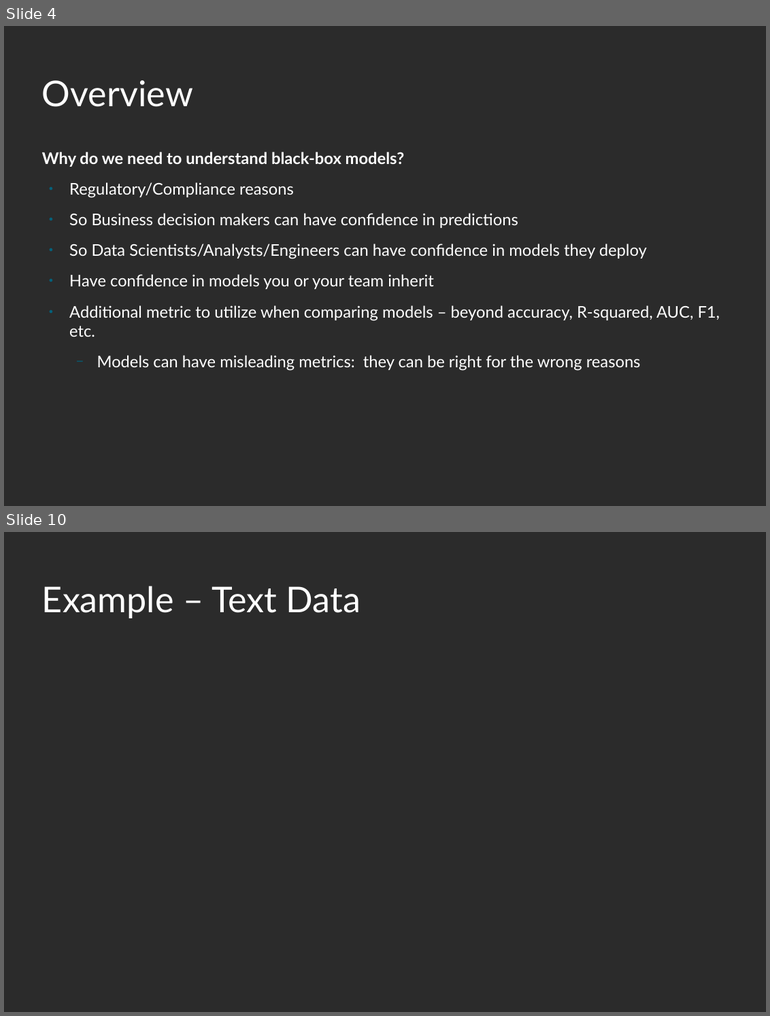
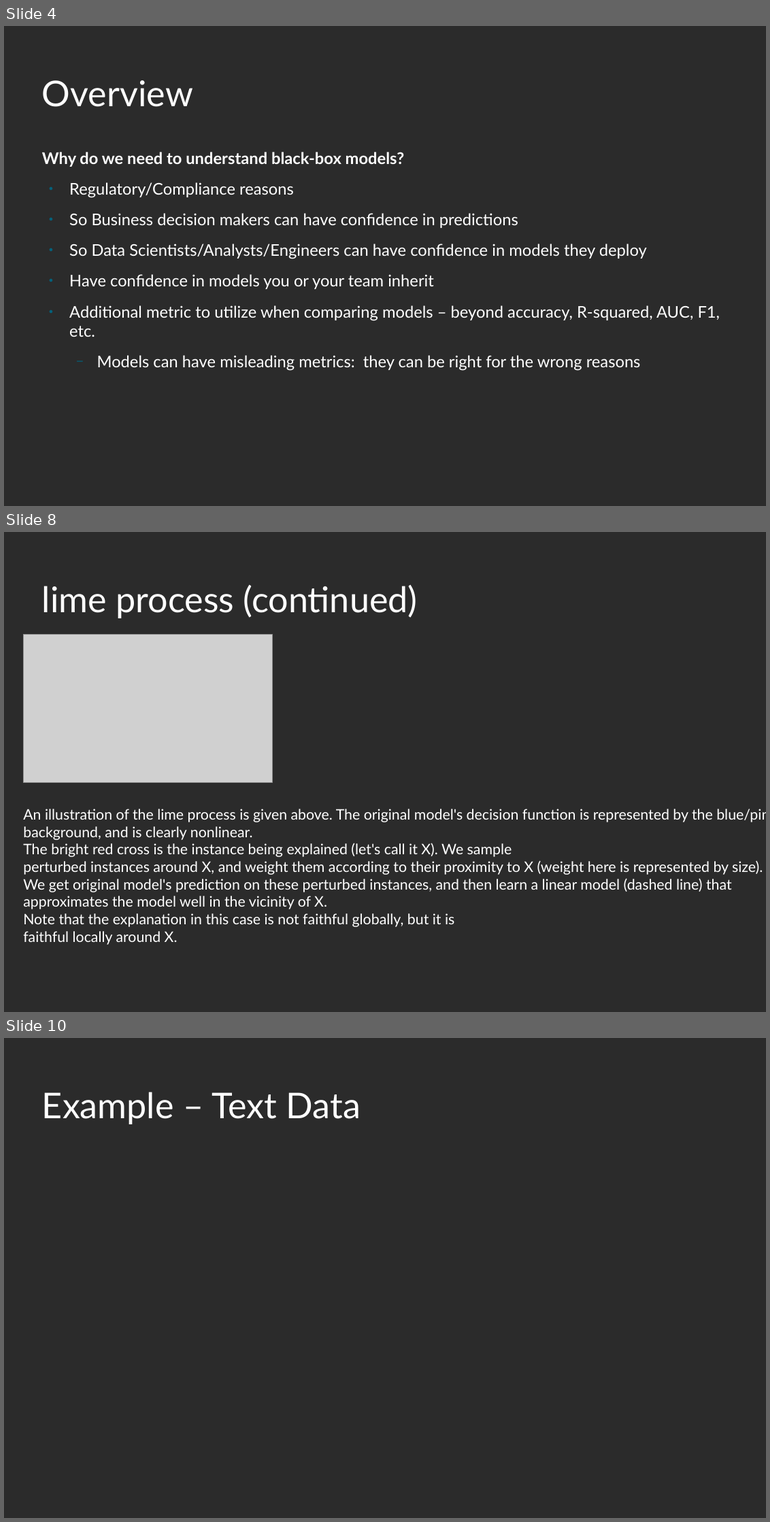
Before and after one commit to mattdube/stl-rug_lime, a slide deck: Slides/stl-rug_lime_01092019.odp. Shown one above the other, each under a label of ours: slides 4 and 10 before the commit, slides 4, 8 and 10 after it; the slides between them are not shown. The pictures are 770x1016 and 770x1522 pixels, drawn with LibreOffice and Linux fonts; fonts in the diff are those of the drawing; grey boxes stand for pictures; background and template pictures are left out; a plain dark background stands for a picture behind light text. Boxes give left, top, right and bottom in pixels: in the first picture for what was removed or moved away, otherwise in the second. Text is boxed around its words. In the diff, an @@ line names an element or a change of style, - is before the commit and + after.

Commit message:
updated slides, re-ordered.  Added resources.  Also added addtional explanations.

```diff
--- a/Slides/stl-rug_lime_01092019.odp
+++ b/Slides/stl-rug_lime_01092019.odp
@@ slide 8 added at [4, 532, 766, 1012], background picture (left out) @@
@@ title added at [42, 584, 417, 618], 44 pt, text #FFFFFF @@
+lime process (continued)
@@ picture added at [23, 635, 272, 783] @@
@@ text added at [23, 809, 766, 945], 18 pt, text #FFFFFF @@
+An illustration of the lime process is given above. The original model's decision function is represented by the blue/pink background, and is clearly nonlinear.
+The bright red cross is the instance being explained (let's call it X). We sample
+perturbed instances around X, and weight them according to their proximity to X (weight here is represented by size).
+We get original model's prediction on these perturbed instances, and then learn a linear model (dashed line) that approximates the model well in the vicinity of X.
+Note that the explanation in this case is not faithful globally, but it is
+faithful locally around X.
```
Also in this commit, not shown: 9 slides changed, 1 slide removed.
